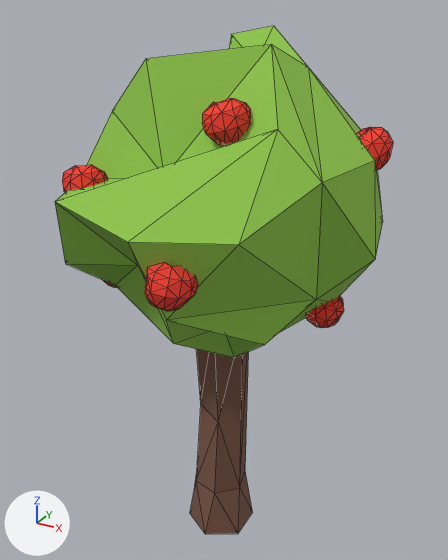
A saved change to the glTF model models/apple2.glb.
The view is the same before and after, from a camera (50 mm lens) standing at (0.143, -0.264, 0.108) and looking at (-0.003, 0.002, -0.025). The lights are fixed; the arrows at lower left show +X, +Y and +Z. The picture after the commit comes second. Mesh edges are drawn as thin lines. Where no turn or scale is listed for an object, it has been applied to the vertices.

In view in the first picture: 'Node'.
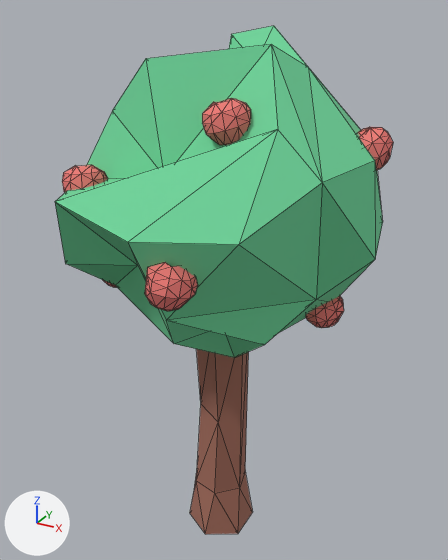
What differs and where, as boxes [x1, y1, x2, y2] in the pictures (448 x 560 px):
'Node', recoloured: [55, 26, 393, 534] in both

The change, as a diff of the scene's bpy script:
```diff
--- a/models/apple2.glb.py
+++ b/models/apple2.glb.py
@@ mat_mat9 @@
 mat_mat9 = principled_material('mat9')
-mat_mat9.base_color = (0.27, 0.55, 0.07)  # green #8ec44b
+mat_mat9.base_color = (0.159, 0.651, 0.323)  # green #6fd39a
 mat_mat9.roughness = 1.0
@@ mat_mat20 @@
 mat_mat20 = principled_material('mat20')
-mat_mat20.base_color = (0.19, 0.09, 0.06)  # brown #795545
+mat_mat20.base_color = (0.352, 0.144, 0.102)  # brown #a06a5a
 mat_mat20.roughness = 1.0
@@ mat_mat8 @@
 mat_mat8 = principled_material('mat8')
-mat_mat8.base_color = (0.91, 0.05, 0.03)  # red #f53f30
+mat_mat8.base_color = (0.858, 0.201, 0.183)  # red #ee7c77
 mat_mat8.roughness = 1.0
```
